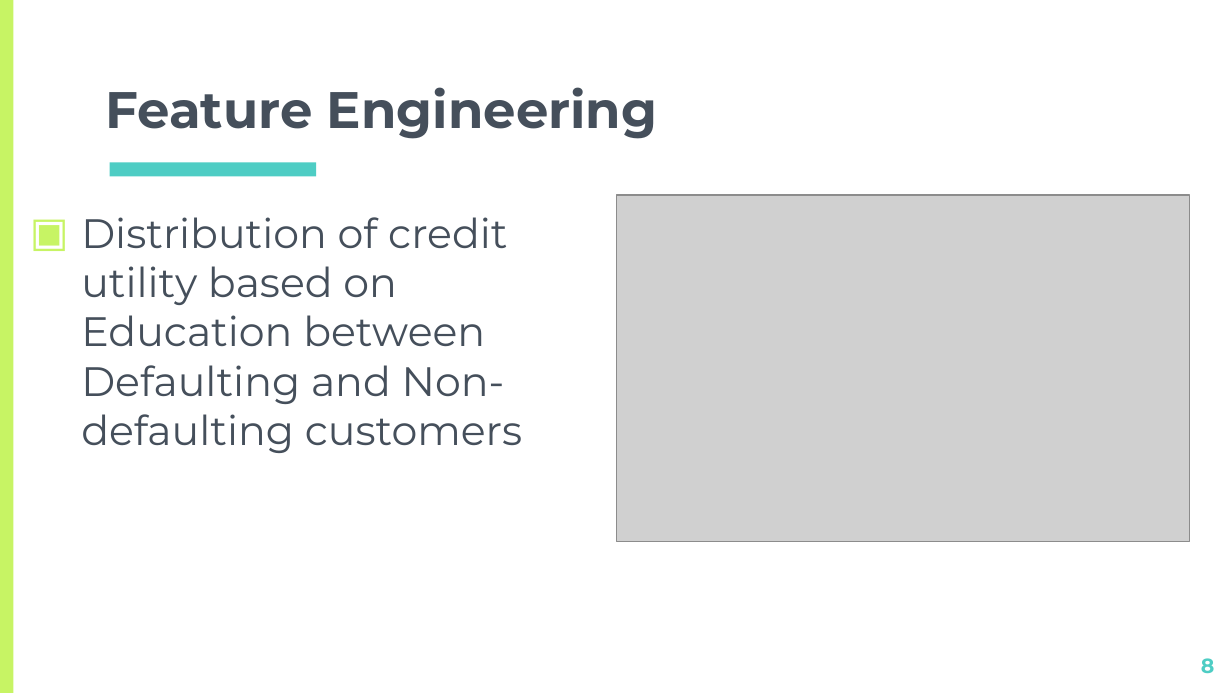
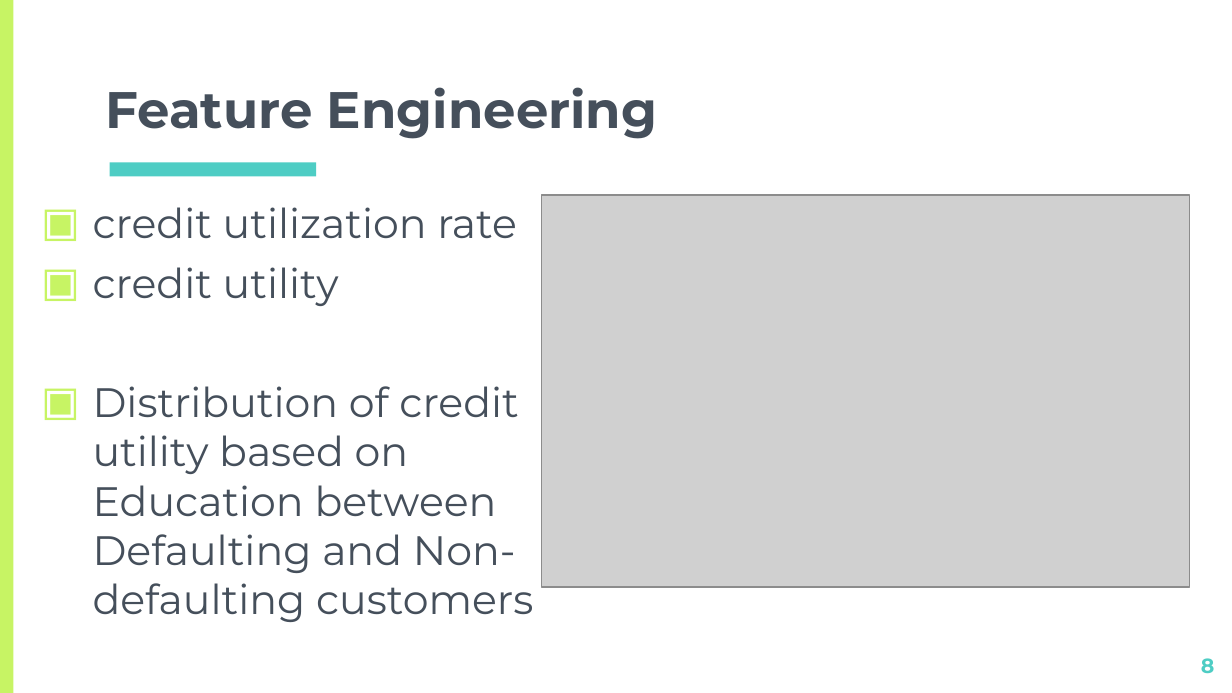
Before and after one commit to ghcn345/Credit-Card-Default-Prediction, a slide deck: slide 8 of data/CreditPP.pptx. Drawn at 1232x693 pixels with LibreOffice and Linux fonts; fonts in the diff are those of the drawing; grey boxes stand for pictures. Boxes give left, top, right and bottom in pixels: in the first picture for what was removed or moved away, otherwise in the second. Text is boxed around its words. In the diff, an @@ line names an element or a change of style, - is before the commit and + after.

```diff
--- a/data/CreditPP.pptx
+++ b/data/CreditPP.pptx
@@ text "credit utilization rate" moved from (x1=81, y1=217, x2=522, y2=453) to (x1=93, y1=207, x2=533, y2=622) @@
@@ text at (x1=93, y1=207, x2=516, y2=306): paragraphs added @@
+▣ credit utilization rate
+▣ credit utility
@@ picture resized from (x1=616, y1=195, x2=1189, y2=541) to (x1=541, y1=195, x2=1190, y2=586) @@
```
Also in this commit, not shown: 2 other slides changed, 1 other file.
